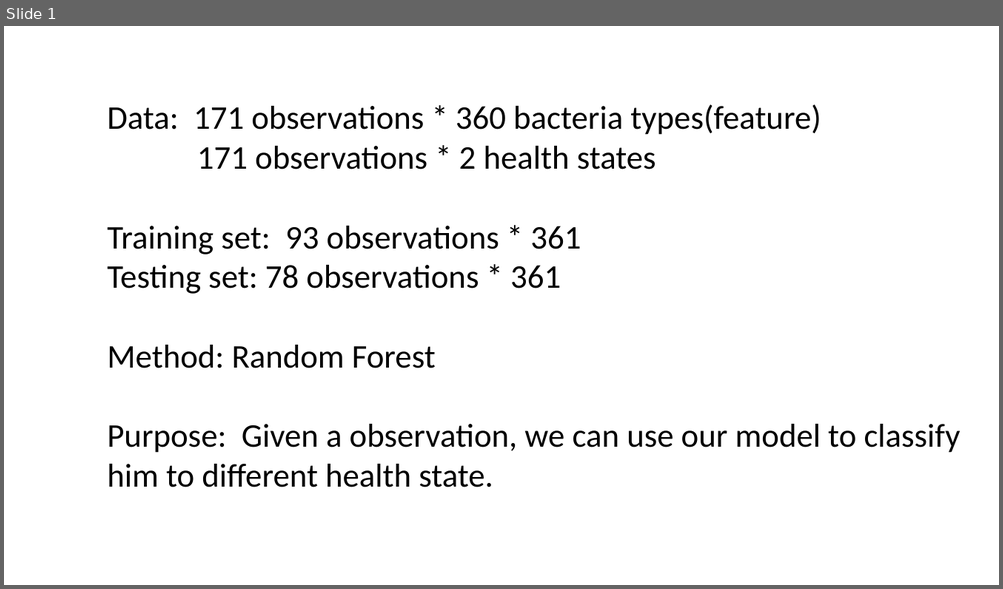
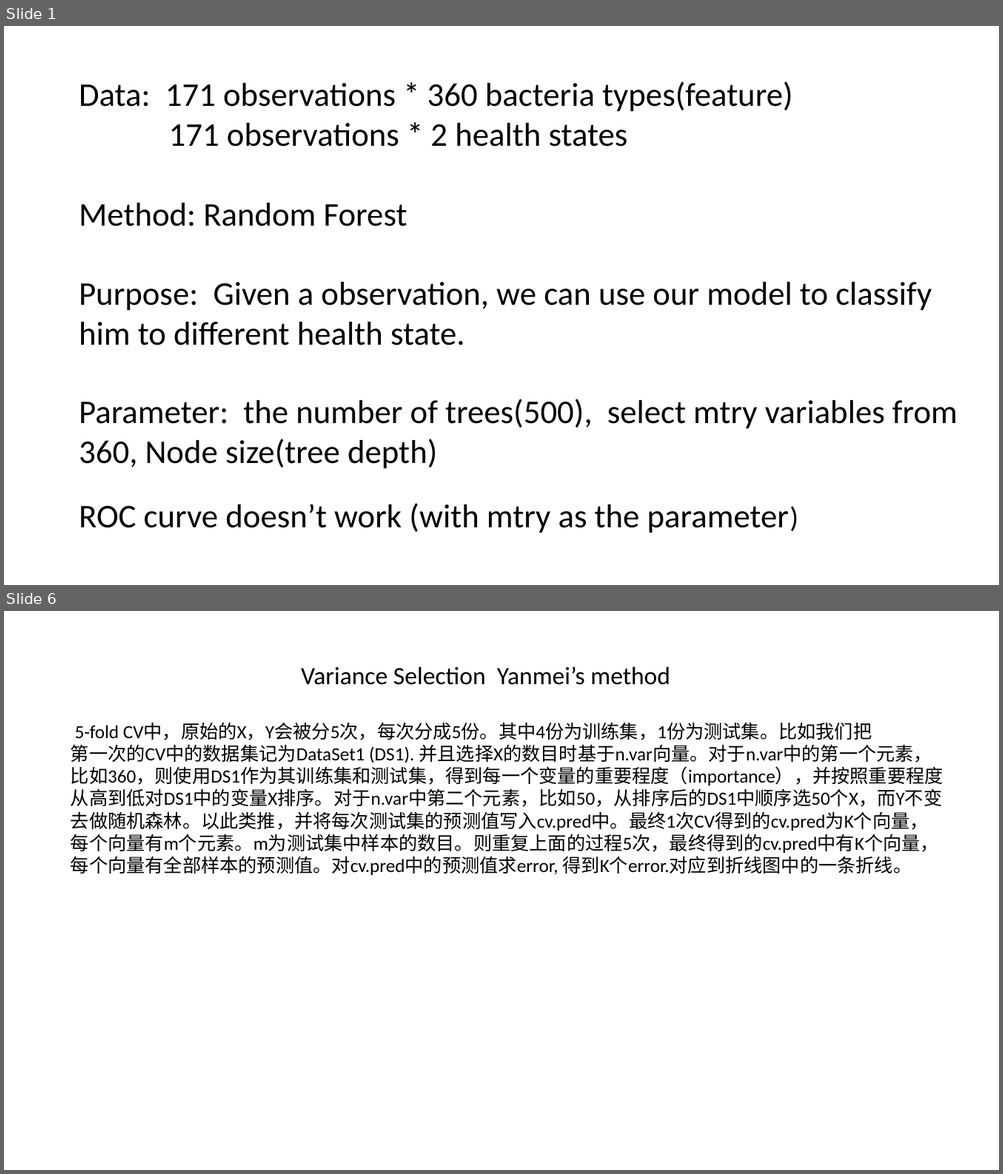
Before and after one commit to juyanmei/Digging-into-Metagenomic-Data, a slide deck: rf_Ningyu.pptx. Shown one above the other, each under a label of ours: slide 1 before the commit, slides 1 and 6 after it; the slides between them are not shown. The pictures are 1003x589 and 1003x1174 pixels, drawn with LibreOffice and Linux fonts; fonts in the diff are those of the drawing. Boxes give left, top, right and bottom in pixels: in the first picture for what was removed or moved away, otherwise in the second. Text is boxed around its words. In the diff, an @@ line names an element or a change of style, - is before the commit and + after.

```diff
--- a/rf_Ningyu.pptx
+++ b/rf_Ningyu.pptx
@@ slide 6 added at bbox=[4, 611, 999, 1170], background #FFFFFF @@
@@ text added at bbox=[301, 667, 670, 685], 24 pt, text #000000 @@
+Variance Selection Yanmei’s method
@@ text added at bbox=[71, 723, 943, 875], 18 pt, text #000000 @@
+5-fold CV中，原始的X，Y会被分5次，每次分成5份。其中4份为训练集，1份为测试集。比如我们把
+第一次的CV中的数据集记为DataSet1 (DS1). 并且选择X的数目时基于n.var向量。对于n.var中的第一个元素，
+比如360，则使用DS1作为其训练集和测试集，得到每一个变量的重要程度（importance），并按照重要程度
+从高到低对DS1中的变量X排序。对于n.var中第二个元素，比如50，从排序后的DS1中顺序选50个X，而Y不变
+去做随机森林。以此类推，并将每次测试集的预测值写入cv.pred中。最终1次CV得到的cv.pred为K个向量，
+每个向量有m个元素。m为测试集中样本的数目。则重复上面的过程5次，最终得到的cv.pred中有K个向量，
+每个向量有全部样本的预测值。对cv.pred中的预测值求error, 得到K个error.对应到折线图中的一条折线。
@@ slide 1 changed as well @@
@@ text "Data: 171 observations * 360 ...": place and size @@
-text "Data: 171 observations * 360 ..." at bbox=[107, 104, 960, 488]
+text "Data: 171 observations * 360 ..." at bbox=[79, 82, 931, 346]
@@ text at bbox=[107, 226, 580, 294]: paragraphs removed @@
-Training set: 93 observations * 361
-Testing set: 78 observations * 361
@@ text added at bbox=[79, 399, 957, 469], 32 pt, text #000000 @@
+Parameter: the number of trees(500), select mtry variables from
+360, Node size(tree depth)
@@ text added at bbox=[79, 503, 788, 534], 32 pt, text #000000 @@
+ROC curve doesn’t work (with mtry as the parameter)
```
Also in this commit, not shown: 5 other slides added, 1 slide removed, 12 other files.
